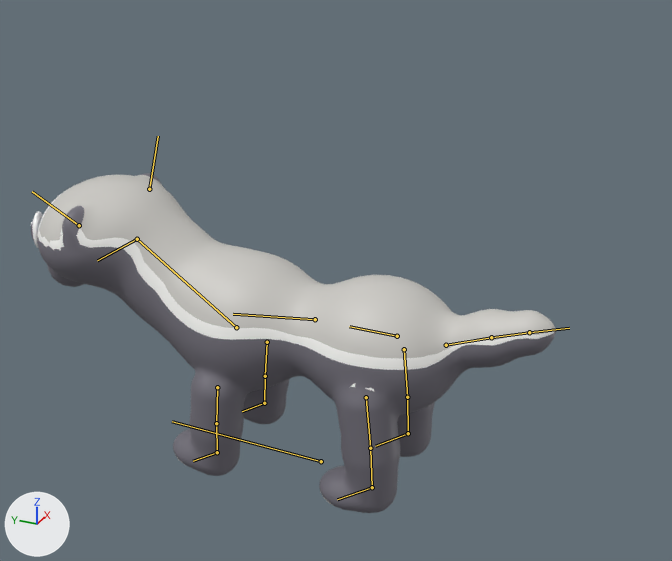
Two versions of the glTF model game/art/models/honey_badger.glb, one commit apart.
Before and after are seen from a camera (50 mm lens) standing at (-0.878, -0.404, 0.69) and looking at (-0.006, -0.012, 0.255). The axes (+X, +Y, +Z) are drawn at lower left. The lights are the same throughout. The first picture is the older version. Both versions are drawn at frame 5 of the action 'attack'; the numbers are the values there. The bones that change, and the others that lie on the model, are drawn over the model as lines.

The first picture shows 'honey_badger_toon', 'honey_badger_toon_face'.
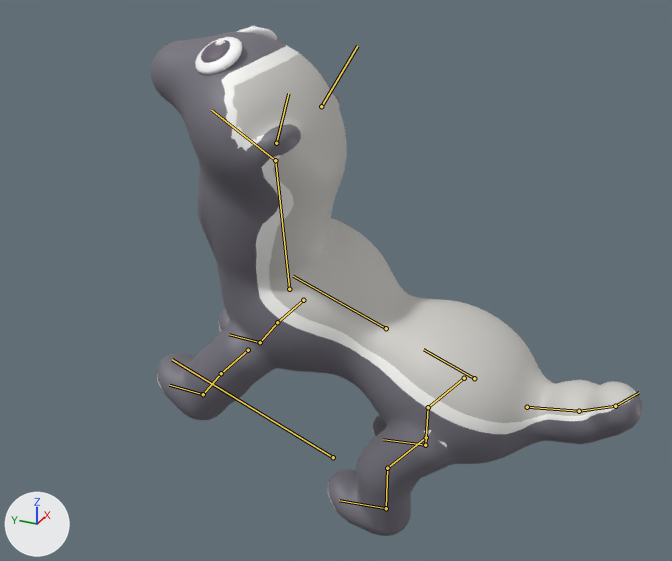
Changed parts and their boxes (x1, y1, x2, y2) in the pictures (672 x 561 px):
'honey_badger_toon', posed (48% taller)
    before: (37, 173, 556, 513)
    after: (151, 32, 642, 536)
'honey_badger_toon_face', posed
    before: (31, 211, 43, 248)
    after: (195, 26, 277, 74)
bone 'root', root to tip
    before: (321, 461) to (172, 421)
    after: (333, 457) to (172, 359)
bone 'chest', root to tip
    before: (315, 319) to (233, 314)
    after: (386, 328) to (293, 276)
bone 'neck', root to tip
    before: (236, 327) to (137, 239)
    after: (289, 289) to (275, 160)
bone 'head', root to tip
    before: (137, 239) to (97, 260)
    after: (275, 160) to (211, 110)
bone 'ear.L', root to tip
    before: (79, 225) to (32, 191)
    after: (276, 143) to (288, 93)
bone 'ear.R', root to tip
    before: (149, 189) to (158, 136)
    after: (321, 106) to (357, 46)
bone 'fl_upper.L', root to tip
    before: (217, 387) to (216, 423)
    after: (248, 350) to (221, 373)
bone 'fl_lower.L', root to tip
    before: (216, 423) to (217, 452)
    after: (221, 373) to (203, 394)
bone 'fl_upper.R', root to tip
    before: (267, 342) to (265, 376)
    after: (303, 300) to (277, 322)
bone 'fl_lower.R', root to tip
    before: (265, 376) to (264, 403)
    after: (277, 322) to (260, 342)
bone 'tail1', root to tip
    before: (446, 345) to (491, 337)
    after: (527, 407) to (579, 411)
bone 'tail2', root to tip
    before: (491, 337) to (529, 332)
    after: (579, 411) to (615, 406)
bone 'tail3', root to tip
    before: (529, 332) to (569, 328)
    after: (615, 406) to (639, 392)
bone 'hl_upper.L', root to tip
    before: (366, 397) to (370, 448)
    after: (426, 437) to (387, 468)
bone 'hl_lower.L', root to tip
    before: (370, 448) to (372, 487)
    after: (387, 468) to (386, 508)
bone 'hl_foot.L', root to tip
    before: (372, 487) to (337, 499)
    after: (386, 508) to (339, 500)
bone 'hl_upper.R', root to tip
    before: (404, 349) to (407, 397)
    after: (464, 378) to (428, 407)
bone 'hl_lower.R', root to tip
    before: (407, 397) to (408, 433)
    after: (428, 407) to (425, 445)
bone 'hl_foot.R', root to tip
    before: (408, 433) to (375, 446)
    after: (425, 445) to (383, 439)

The edits, one by one:
Bone 'root' (bone_root) moves from (0.0, 0.011, -0.002) to (0.0, -0.005, 0.009).
Bone 'root' (bone_root) turns from (0, 0, 0) to (21, 0, 0) degrees about its own x, y and z.
Bone 'root' (bone_root) is rescaled from (1.0, 1.0, 1.0) to (1.14, 1.11, 1.04).
Bone 'chest' (bone_chest) turns from (-2, 0, 0) to (6, 0, 0) degrees about its own x, y and z.
Bone 'neck' (bone_neck) turns from (-7, 0, 0) to (23, 0, 13) degrees about its own x, y and z.
Bone 'head' (bone_head) turns from (5, 0, 0) to (15, 15, 0) degrees about its own x, y and z.
Bone 'ear.L' (bone_ear_l) turns from (-9, 0, 0) to (-31, 0, 0) degrees about its own x, y and z.
Bone 'ear.R' (bone_ear_r) turns from (-9, 0, 0) to (-31, 0, 0) degrees about its own x, y and z.
Bone 'fl_upper.L' (bone_fl_upper_l) turns from (7, 0, 0) to (16, 0, 0) degrees about its own x, y and z.
Bone 'fl_lower.L' (bone_fl_lower_l) turns from (-3, 0, 0) to (-6, 0, 0) degrees about its own x, y and z.
Bone 'fl_upper.R' (bone_fl_upper_r) turns from (7, 0, 0) to (16, 0, 0) degrees about its own x, y and z.
Bone 'fl_lower.R' (bone_fl_lower_r) turns from (-3, 0, 0) to (-6, 0, 0) degrees about its own x, y and z.
Bone 'tail1' (bone_tail1) turns from (0, 0, 0) to (-15, 0, 7) degrees about its own x, y and z.
Bone 'tail2' (bone_tail2) turns from (0, 0, 0) to (-18, 0, 11) degrees about its own x, y and z.
Bone 'tail3' (bone_tail3) turns from (0, 0, 0) to (-21, 0, 14) degrees about its own x, y and z.
Bone 'hl_upper.L' (bone_hl_upper_l) turns from (-6, 0, 0) to (17, 0, 0) degrees about its own x, y and z.
Bone 'hl_lower.L' (bone_hl_lower_l) turns from (3, 0, 0) to (-36, 0, 0) degrees about its own x, y and z.
Bone 'hl_foot.L' (bone_hl_foot_l) turns from (0, 0, 0) to (22, 0, 0) degrees about its own x, y and z.
Bone 'hl_upper.R' (bone_hl_upper_r) turns from (-6, 0, 0) to (17, 0, 0) degrees about its own x, y and z.
Bone 'hl_lower.R' (bone_hl_lower_r) turns from (3, 0, 0) to (-36, 0, 0) degrees about its own x, y and z.
Bone 'hl_foot.R' (bone_hl_foot_r) turns from (0, 0, 0) to (22, 0, 0) degrees about its own x, y and z.
